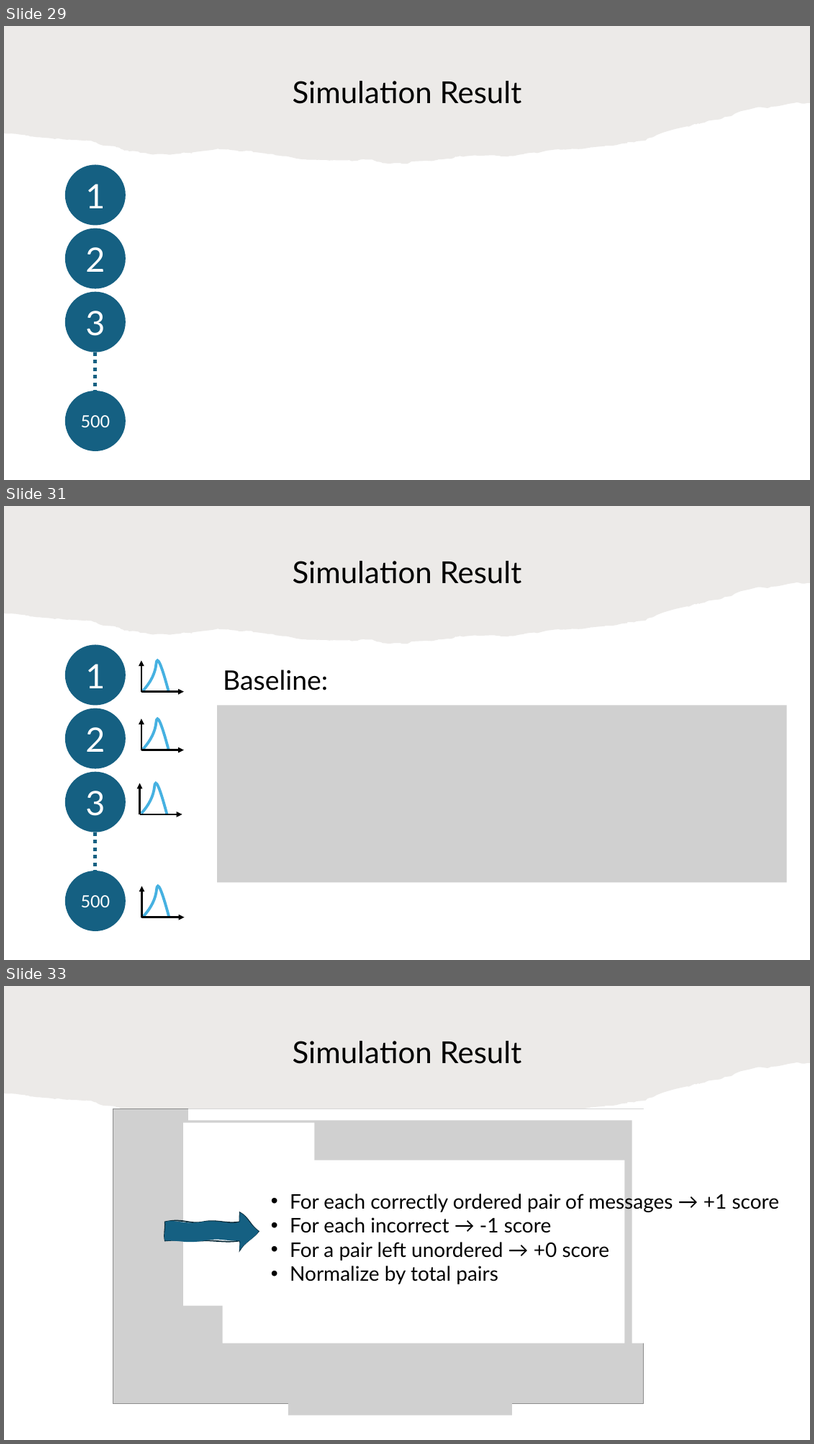
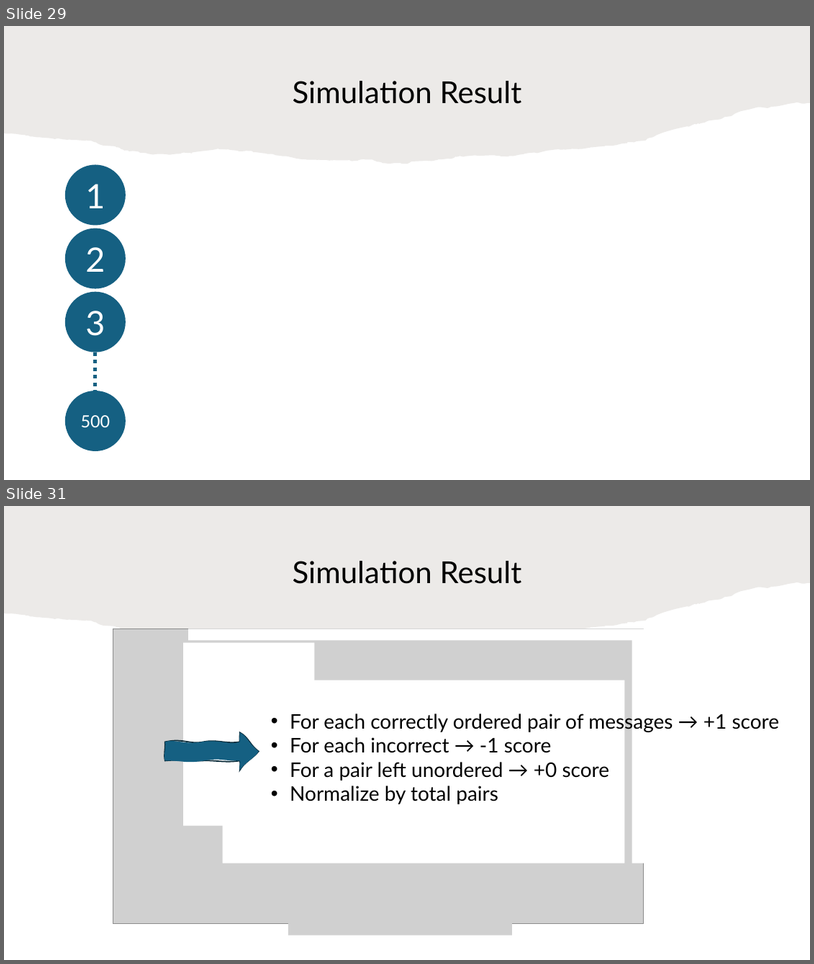
Before and after one commit to HaseebLUMS/Onyx-Presentation, a slide deck: tommy_hotnets_v2.pptx. Shown one above the other, each under a label of ours: slides 29, 31 and 33 before the commit, slides 29 and 31 after it; the slides between them are not shown. The pictures are 814x1444 and 814x964 pixels, drawn with LibreOffice and Linux fonts; fonts in the diff are those of the drawing; grey boxes stand for pictures. Boxes give left, top, right and bottom in pixels: in the first picture for what was removed or moved away, otherwise in the second. Text is boxed around its words. In the diff, an @@ line names an element or a change of style, - is before the commit and + after.

```diff
--- a/tommy_hotnets_v2.pptx
+++ b/tommy_hotnets_v2.pptx
@@ slide 31 removed at [4, 506, 810, 960], background #FFFFFF @@
@@ freeform shape removed at [4, 506, 810, 644] @@
@@ title removed at [293, 561, 522, 584] @@
-Simulation Result
@@ ellipse removed at [65, 644, 126, 705] @@
-1
@@ arrow removed from (142, 692) to (142, 660) @@
@@ freeform shape removed at [143, 660, 169, 692] @@
@@ text removed at [223, 669, 328, 690] @@
-Baseline:
@@ arrow removed from (142, 692) to (184, 692) @@
@@ ellipse removed at [65, 708, 126, 769] @@
-2
@@ arrow removed from (142, 750) to (142, 718) @@
@@ freeform shape removed at [143, 718, 169, 750] @@
@@ picture removed at [217, 705, 787, 883] @@
@@ arrow removed from (142, 750) to (184, 750) @@
@@ ellipse removed at [65, 772, 126, 832] @@
-3
@@ arrow removed from (139, 814) to (139, 783) @@
@@ freeform shape removed at [142, 783, 167, 815] @@
@@ arrow removed from (139, 814) to (183, 814) @@
@@ line removed from (95, 832) to (95, 870) @@
@@ ellipse removed at [65, 870, 126, 931] @@
-500
@@ arrow removed from (142, 917) to (142, 886) @@
@@ freeform shape removed at [144, 886, 169, 917] @@
@@ arrow removed from (142, 917) to (184, 917) @@
@@ what was slide 33 is now slide 31 @@
```
Also in this commit, not shown: 1 slide changed, 1 other slide removed.
